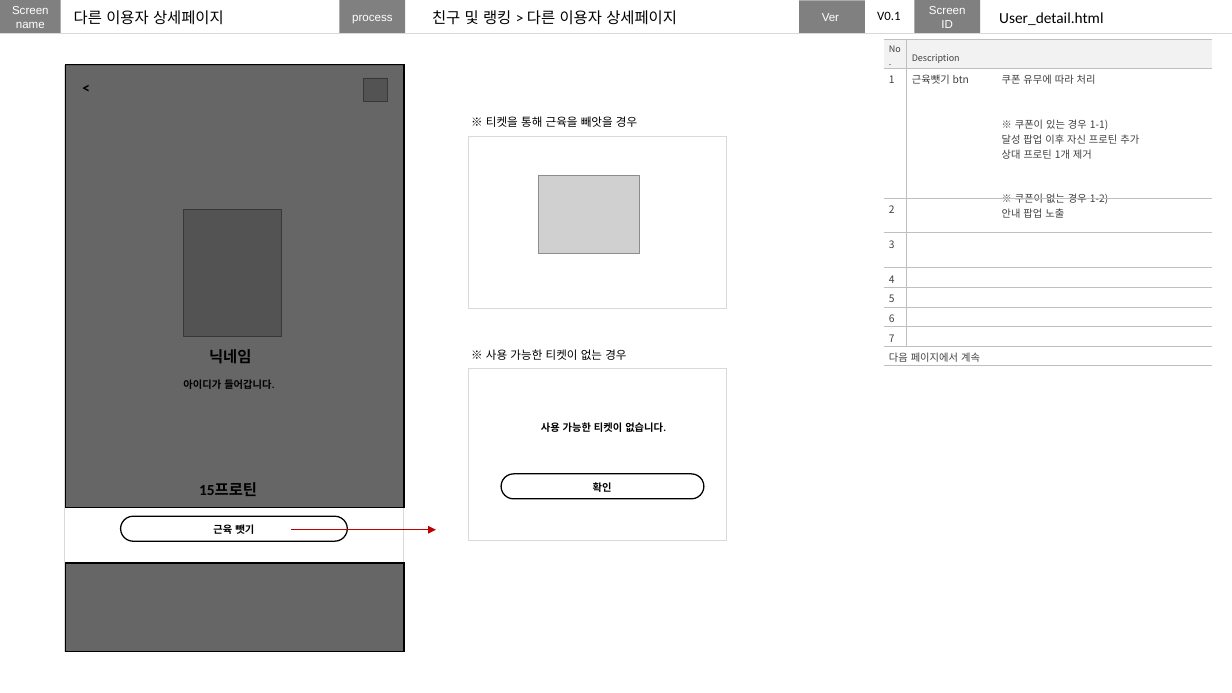
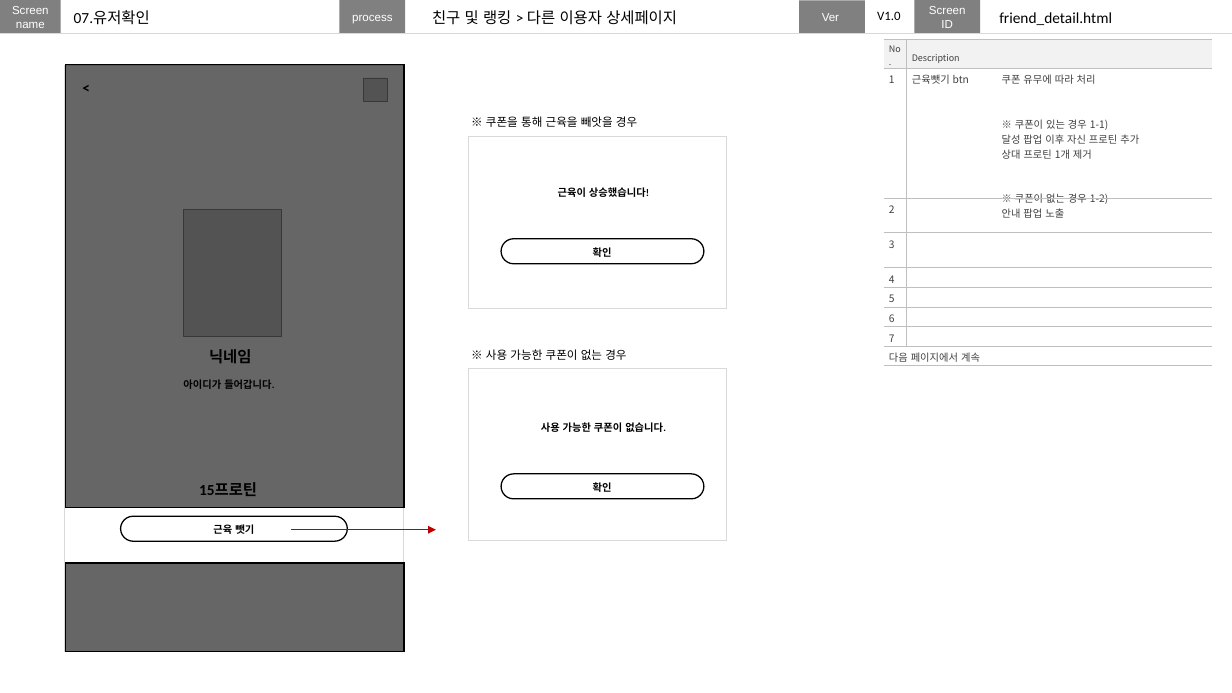
Before and after one commit to nohminkyoung/final_anchovy, a slide deck: slide 30 of plan/finalproject.pptx (slide 35 before the commit). Drawn at 1232x693 pixels with LibreOffice and Linux fonts; fonts in the diff are those of the drawing; grey boxes stand for pictures. Boxes give left, top, right and bottom in pixels: in the first picture for what was removed or moved away, otherwise in the second. Text is boxed around its words. In the diff, an @@ line names an element or a change of style, - is before the commit and + after.

```diff
--- a/plan/finalproject.pptx
+++ b/plan/finalproject.pptx
@@ text removed at [74,10,224,25] @@
-다른 이용자 상세페이지
@@ text added at [74,10,150,25], 12 pt, text #000000 @@
+07.유저확인
@@ text at [877,11,900,20]: text changed @@
-V0.1
+V1.0
@@ text at [999,12,1112,25]: text changed @@
-User_detail.html
+friend_detail.html
@@ text at [486,116,637,127]: text changed @@
-※ 티켓을 통해 근육을 빼앗을 경우
+※ 쿠폰을 통해 근육을 빼앗을 경우
@@ picture removed at [538,176,639,254] @@
@@ text added at [558,187,649,197], 8 pt, text #000000, bold @@
+근육이 상승했습니다!
@@ rounded rectangle added at [501,238,704,263], fill #FFFFFF, outline #000000 1 pt @@
@@ text added at [593,247,612,257], 8 pt, text #000000, bold @@
+확인
@@ text at [486,349,626,360]: text changed @@
-※ 사용 가능한 티켓이 없는 경우
+※ 사용 가능한 쿠폰이 없는 경우
@@ text at [541,422,666,432]: text changed @@
-사용 가능한 티켓이 없습니다.
+사용 가능한 쿠폰이 없습니다.
```
Also in this commit, not shown: 29 other slides changed, 7 slides added, 9 slides removed.
